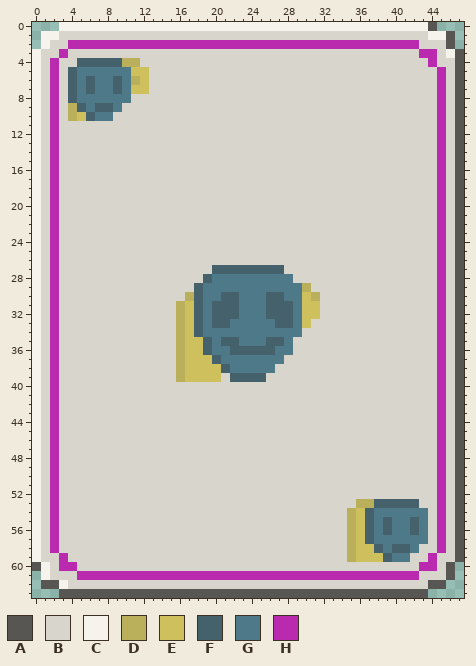
Edited in one commit: pixel-art file (assets/sprites/ui/cards/cards.aseprite). That is the earlier state.
48x64 pixels, 1 frame.
Palette (. is transparent): A #585652  B #d8d6cc  C #f5f3eb  D #baaf5a  E #cec05c  F #44616c  G #4d7989  H #ba2aaf
The result:
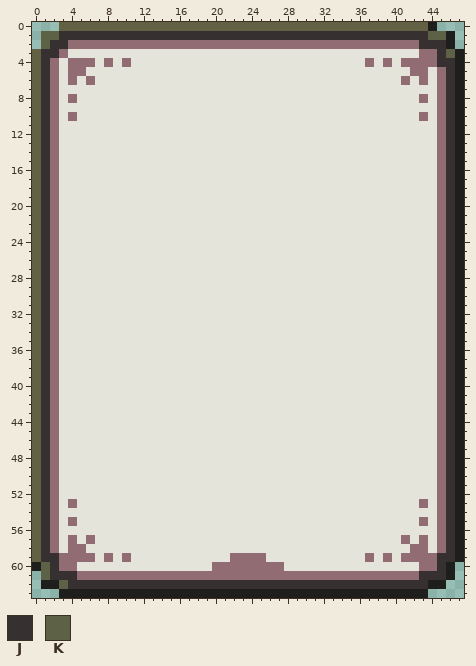
Colours new in this view: J #363031  K #5d6145
From old to new:
layer "epic" added
layer "life" now hidden
layer "gun" now hidden
layer "player" now hidden
layer "Layer" removed
colour A: #585652 -> #1e1e1d
colour B: #d8d6cc -> #e5e4da
colour C: #f5f3eb -> #636143
colour H: #ba2aaf -> #926c73
Changed rows in their new state; - is a pixel that keeps its letter.
first column x 1:
 1 KKJJJJJJJJJJJJJJJJJJJJJJJJJJJJJJJJJJJJJJJJJKK-
 2 KJJ---------------------------------------JJJ-
 3 JJ------------------------------------------JK
 4 J--HHHBHBHB-------------------------H-H-HHH-JJ
 5 J--HHBBBBBBB-----------------------------HH--J
 6 J--HBHBBBBBB----------------------------H-H--J
 7 J--BBBBBBBBB---------------------------------J
 8 J--HBBBBBB--------------------------------H--J
 9 J--BBBBBB------------------------------------J
10 J--HBBBB----------------------------------H--J
11 J--------------------------------------------J
12 J--------------------------------------------J
13 J--------------------------------------------J
14 J--------------------------------------------J
15 J--------------------------------------------J
16 J--------------------------------------------J
17 J--------------------------------------------J
18 J--------------------------------------------J
19 J--------------------------------------------J
20 J--------------------------------------------J
21 J--------------------------------------------J
22 J--------------------------------------------J
23 J--------------------------------------------J
24 J--------------------------------------------J
25 J--------------------------------------------J
26 J--------------------------------------------J
27 J------------------BBBBBBBB------------------J
28 J-----------------BBBBBBBBBB-----------------J
29 J----------------BBBBBBBBBBBBB---------------J
30 J---------------BBBBBBBBBBBBBBB--------------J
31 J--------------BBBBBBBBBBBBBBBB--------------J
32 J--------------BBBBBBBBBBBBBBBB--------------J
33 J--------------BBBBBBBBBBBBBBB---------------J
34 J--------------BBBBBBBBBBBBBB----------------J
35 J--------------BBBBBBBBBBBBB-----------------J
36 J--------------BBBBBBBBBBBBB-----------------J
37 J--------------BBBBBBBBBBBB------------------J
38 J--------------BBBBBBBBBBB-------------------J
39 J--------------BBBBB-BBBB--------------------J
40 J--------------------------------------------J
41 J--------------------------------------------J
42 J--------------------------------------------J
43 J--------------------------------------------J
44 J--------------------------------------------J
45 J--------------------------------------------J
46 J--------------------------------------------J
47 J--------------------------------------------J
48 J--------------------------------------------J
49 J--------------------------------------------J
50 J--------------------------------------------J
51 J--------------------------------------------J
52 J--------------------------------------------J
53 J--H-------------------------------BBBBBBBH--J
54 J---------------------------------BBBBBBBBB--J
55 J--H------------------------------BBBBBBBBH--J
56 J---------------------------------BBBBBBBBB--J
57 J--H-H----------------------------BBBBBBHBH--J
58 J--HH-----------------------------BBBBBBBHH--J
59 JJ-HHH-H-H-----------HHHH---------BBHBHBHHH-JJ
60 KJ-----------------HHHHHHHH-----------------J-
61 KJJJ--------------------------------------JJJ-
62 --KJJJJJJJJJJJJJJJJJJJJJJJJJJJJJJJJJJJJJJJJ---
Pixel boxes of the changes (left, top, right, bottom) in both pictures:
changed: (32, 22, 464, 598)
